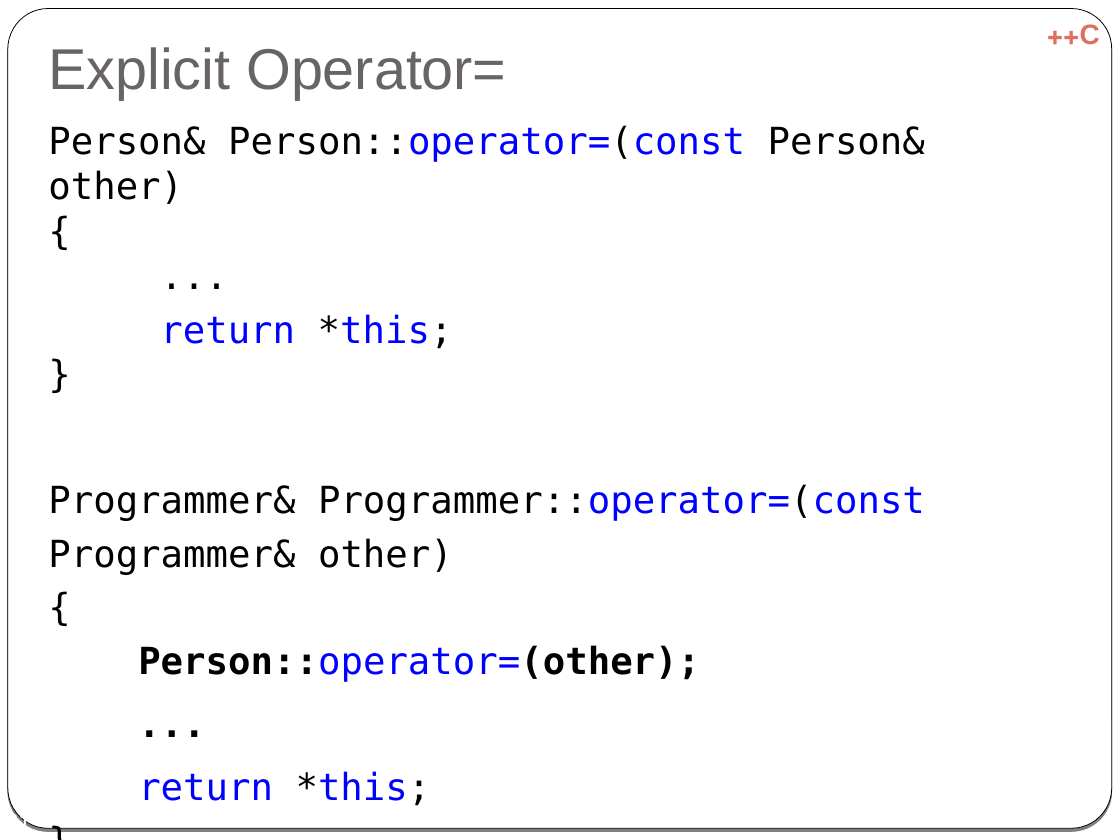
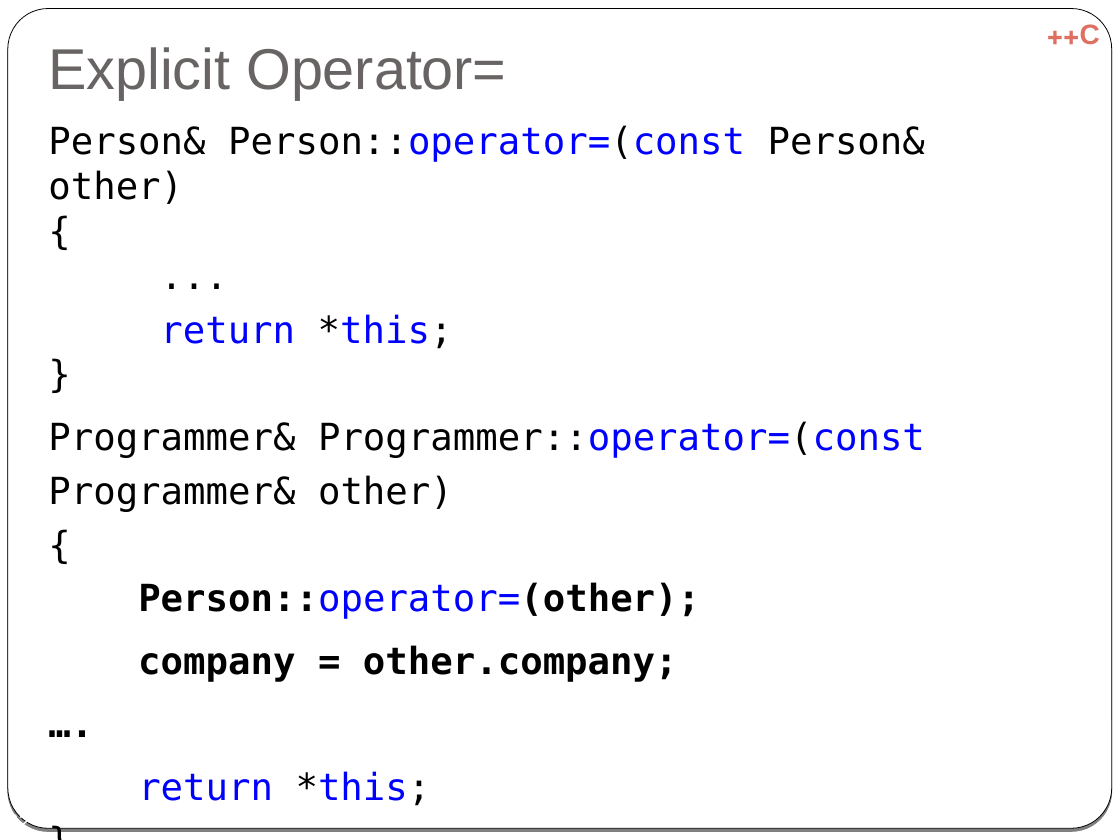
Before and after one commit to cpp-at-ariel/cpp-5778, a slide deck: slide 32 of week06-inheritance/slides-inheritance.odp (slide 31 before the commit). Drawn at 1120x840 pixels with LibreOffice and Linux fonts; fonts in the diff are those of the drawing. Boxes give left, top, right and bottom in pixels: in the first picture for what was removed or moved away, otherwise in the second. Text is boxed around its words. In the diff, an @@ line names an element or a change of style, - is before the commit and + after.

```diff
--- a/week06-inheritance/slides-inheritance.odp
+++ b/week06-inheritance/slides-inheritance.odp
@@ text at (x1=138, y1=645, x2=678, y2=682): text changed @@
-...
+company = other.company;
+….
```
Also in this commit, not shown: 3 other slides changed, 1 slide added, 6 other files.
